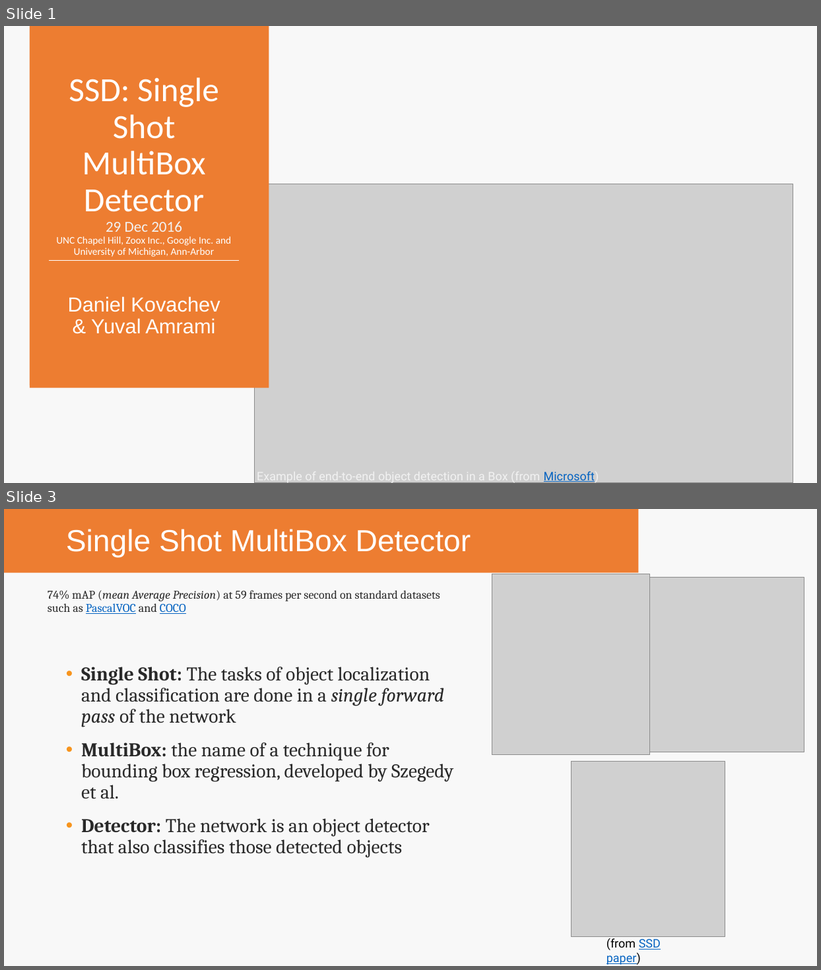
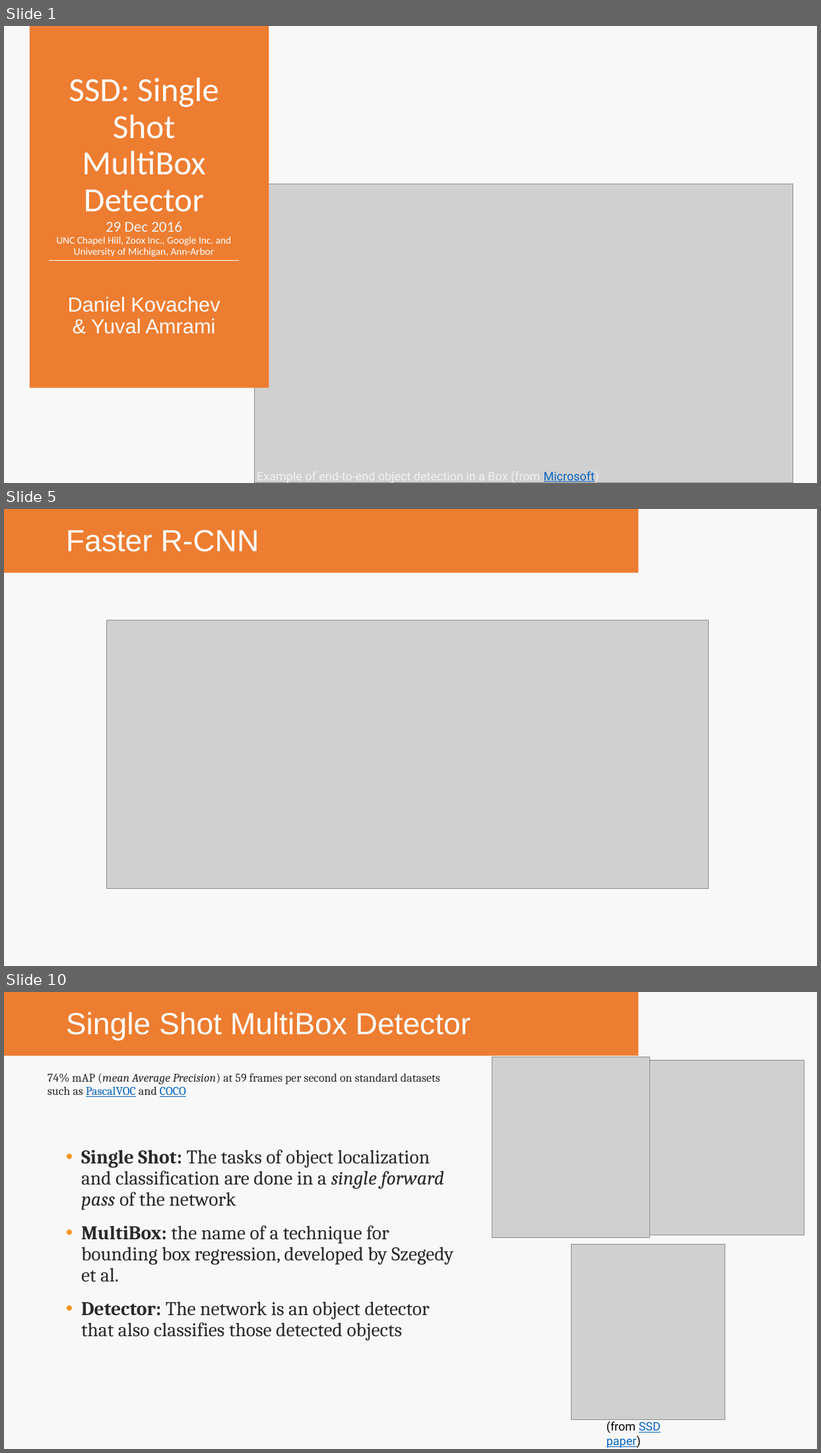
Before and after one commit to YuvalAmrami/DeepLearningEx2, a slide deck: presentation/מצגת מטמפלייט.pptx. Shown one above the other, each under a label of ours: slides 1 and 3 before the commit, slides 1, 5 and 10 after it; the slides between them are not shown. The pictures are 821x970 and 821x1453 pixels, drawn with LibreOffice and Linux fonts; fonts in the diff are those of the drawing; grey boxes stand for pictures; background and template pictures are left out. Boxes give left, top, right and bottom in pixels: in the first picture for what was removed or moved away, otherwise in the second. Text is boxed around its words. In the diff, an @@ line names an element or a change of style, - is before the commit and + after.

```diff
--- a/presentation/מצגת מטמפלייט.pptx
+++ b/presentation/מצגת מטמפלייט.pptx
@@ slide 5 added at [4, 509, 817, 966], background #F8F8F8; not listed: 1 template element that a slide beside it also shows @@
@@ title added at [66, 529, 259, 552], 36 pt, text #FFFFFF @@
+Faster R-CNN
@@ picture added at [106, 620, 708, 889] @@
@@ what was slide 3 is now slide 10 @@
```
Also in this commit, not shown: 1 slide changed, 6 other slides added, 1 other file.
